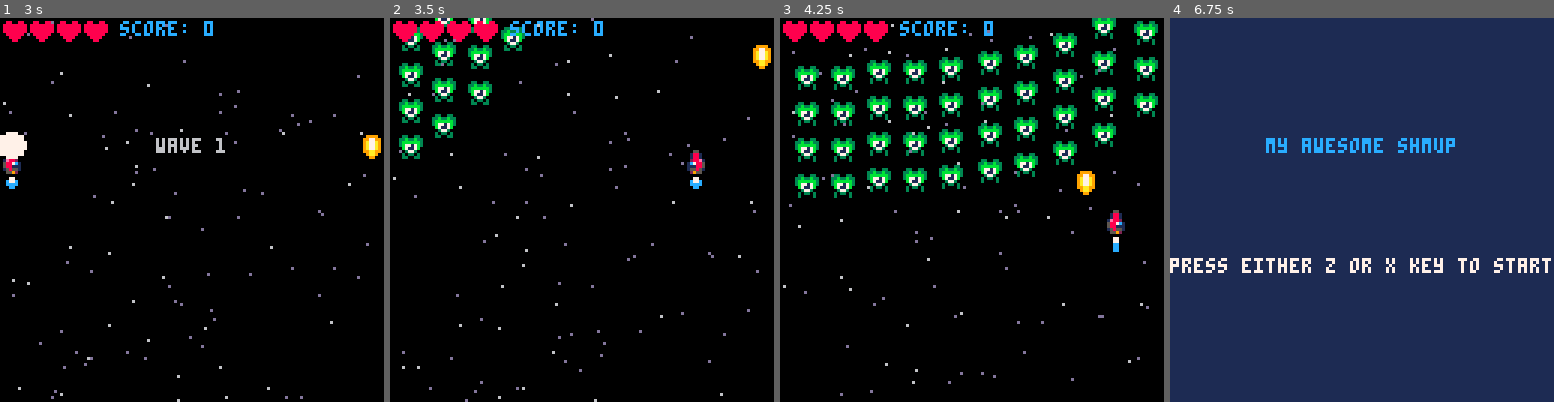
Above: before the commit, frames 1-4 (left to right).
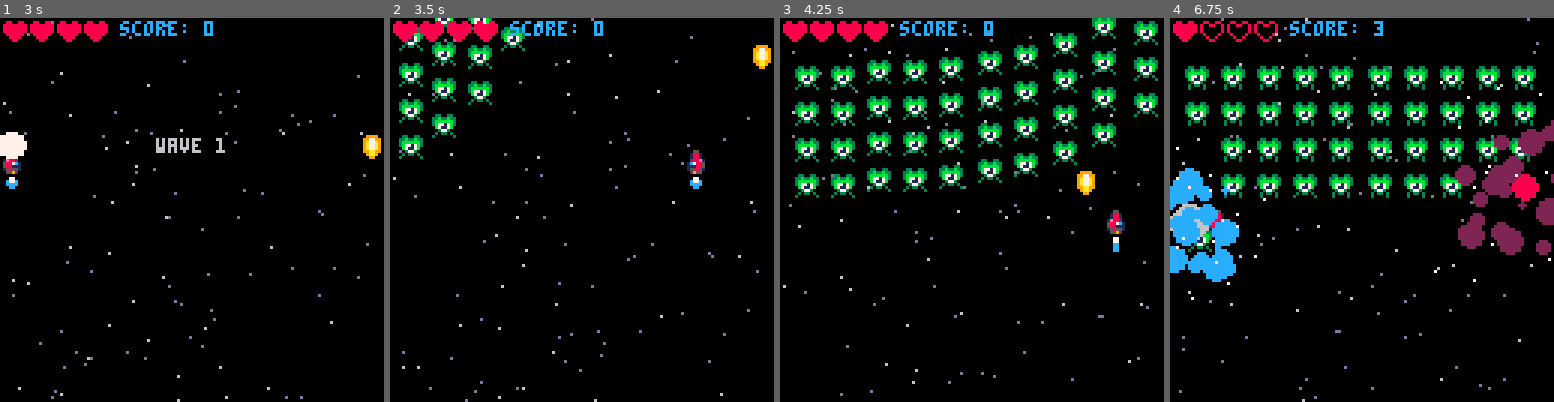
Above: after the commit, the same moments.

Repository: CRBroughton/pico-8-hero
Game: PICO-8 cartridge src/pico-8-hero.p8
Same seed, same stepped clock (60 frames per second), same inputs: the game is played once before the commit and once after it.
Inputs:
- Up to frame 1 (3 s): tap X (X key) at 0.33, 1.07, 1.85, 2.97 s; tap O (Z key) at 0.7, 1.7, 2.1, 2.5, 2.9 s; hold Right 1.6-2.1 s; hold Up 2.15-2.42 s; hold Right from 2.47 s (still down)
- Up to frame 2 (3.5 s): release Right at 3.03 s; hold Left from 3.08 s (still down); tap O (Z key) at 3.3 s
- Up to frame 3 (4.25 s): release Left at 3.58 s; hold Down 3.63-3.97 s; tap O (Z key) at 3.7, 4.1 s; hold Right from 4.02 s (still down); tap X (X key) at 4.08 s
- Up to frame 4 (6.75 s): tap O (Z key) every 0.4 s from 4.5 to 6.5 s; release Right at 4.68 s; hold Up 4.73-5.03 s; hold Left 5.08-5.68 s; tap X (X key) at 5.2, 6.32 s; hold Down 5.73-6.03 s; hold Right 6.08-6.58 s; hold Right from 6.63 s (still down)

Frame 1 is identical in both runs. In frame 2, 0.4% of the frame differs, in the area x 2-36%, y 3-37%; in frame 3, 1.0%; in frame 4, 99%, in the area x 0-100%, y 0-100%.

Commit message:
feat(enemies): :sparkles: enemies now have attack patterns

Diff:
--- a/src/behaviour.lua
+++ b/src/behaviour.lua
@@ -16,7 +16,55 @@
         -- stay up
     elseif enemy.mission == "attack" then
         -- attack the player
-        enemy.y += 1.7
+        if enemy.type == 1 then
+            -- green
+            enemy.sy = 1.7
+            enemy.sx = sin(time / 45)
+
+            -- boost enemy towards the center if
+            -- on the edge of the screen
+            if enemy.x < 32 then
+                enemy.sx += 1 - (enemy.x / 32)
+            end
+            if enemy.x > 88 then
+                enemy.sx -= (enemy.x - 88) /32
+            end
+        elseif enemy.type == 2 then
+            --red
+            enemy.sy = 2.5
+            enemy.sx = sin(time / 20)
+
+            -- boost enemy towards the center if
+            -- on the edge of the screen
+            if enemy.x < 32 then
+                enemy.sx += 1 - (enemy.x / 32)
+            end
+            if enemy.x > 88 then
+                enemy.sx -= (enemy.x - 88) /32
+            end
+        elseif enemy.type == 3 then
+            -- spinner
+            if enemy.sx == 0 then
+                --flying down
+                enemy.sy = 2
+                -- move towards player
+                if ship.y <= enemy.y then
+                    enemy.sy = 0
+                    if ship.x < enemy.x then
+                        enemy.sx -= 1
+                    else
+                        enemy.sx = 1
+                    end
+                end
+            end
+        elseif enemy.type == 4 then
+            -- yellow
+            enemy.sy = 0.35
+            if enemy.y > 110 then
+                enemy.sy = 1
+            end
+        end
+        move(enemy)
     end
 end
 
@@ -35,6 +83,14 @@
 
         if enemy.mission == "protect" then
             enemy.mission = "attack"
+            enemy.animationspeed *= 3
+            enemy.wait = 60
+            enemy.shake = 60
         end
     end
 end
+
+function move(obj)
+    obj.x += obj.sx
+    obj.y += obj.sy
+end
--- a/src/enemies.lua
+++ b/src/enemies.lua
@@ -72,8 +72,11 @@
     enemy.posx = enemyx
     enemy.posy = enemyy
 
+    enemy.type = enemytype
+
     enemy.wait = enemywait
 
+    enemy.animationspeed = 0.4
     enemy.mission = "flyin"
 
     if enemytype == nil or enemytype == 1 then
--- a/src/update.lua
+++ b/src/update.lua
@@ -72,7 +72,7 @@
     for enemy in all(enemies) do
         -- enemy mission
         performenemymission(enemy)
-        enemy.frame += 0.5
+        enemy.frame += enemy.animationspeed
         -- Iterates over the animation array
         if flr(enemy.frame) > #enemy.animation then
             enemy.frame = 1
@@ -80,8 +80,10 @@
         enemy.sprite = enemy.animation[flr(enemy.frame)]
 
         -- enemy cleanup
-        if enemy.y > 128 then
-            del(enemies, enemy)
+        if enemy.mission != "flyin" then
+            if enemy.y > 128 or enemy.x < -8 or enemy.x > 128 then
+                del(enemies, enemy)
+            end
         end
     end
 
--- a/src/utils.lua
+++ b/src/utils.lua
@@ -1,5 +1,11 @@
 function drawsprite(sprite)
-    spr(sprite.sprite, sprite.x, sprite.y, sprite.width, sprite.height)
+    local spritex = sprite.x
+    local spritey = sprite.y
+    if sprite.shake > 0 then
+        sprite.shake -= 1
+        spritex += sin(time / 2.5)
+    end
+    spr(sprite.sprite, spritex, spritey, sprite.width, sprite.height)
 end
 
 function iscolliding(spritea, spriteb)
@@ -165,7 +171,10 @@
     local sprite = {
         x = 0,
         y = 0,
+        sx = 0,
+        sy = 0,
         flash = 0,
+        shake = 0,
         frame = 1,
         width = 1,
         height = 1,
